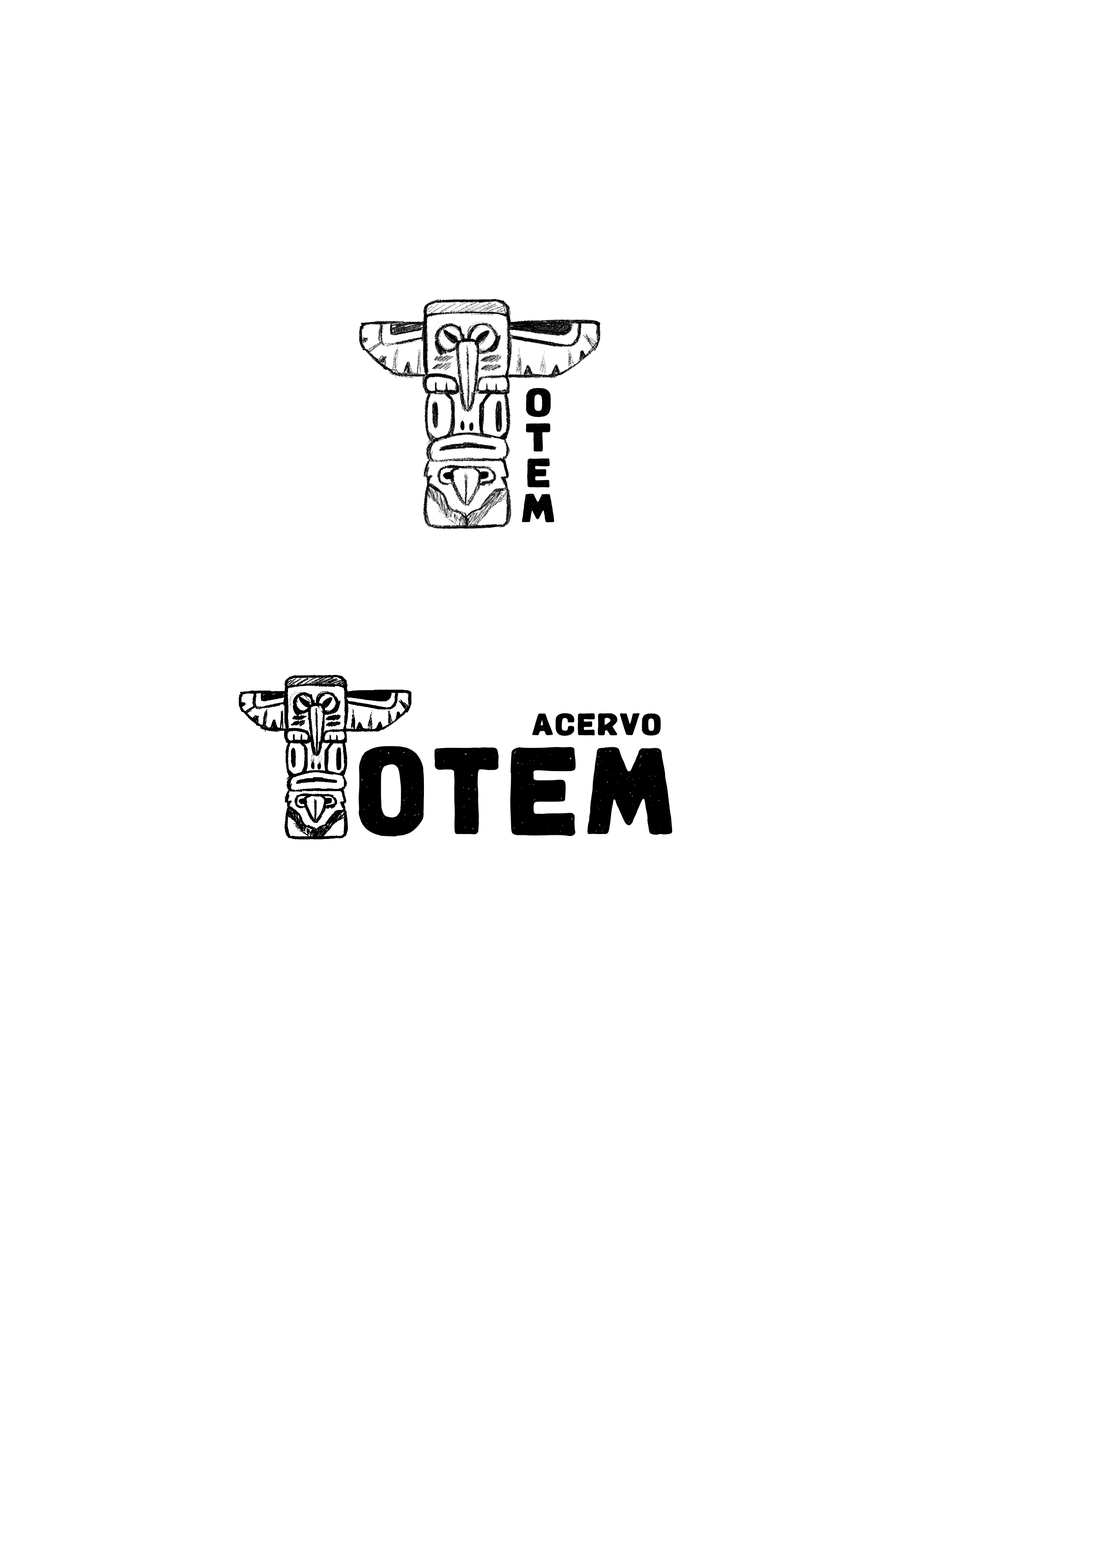
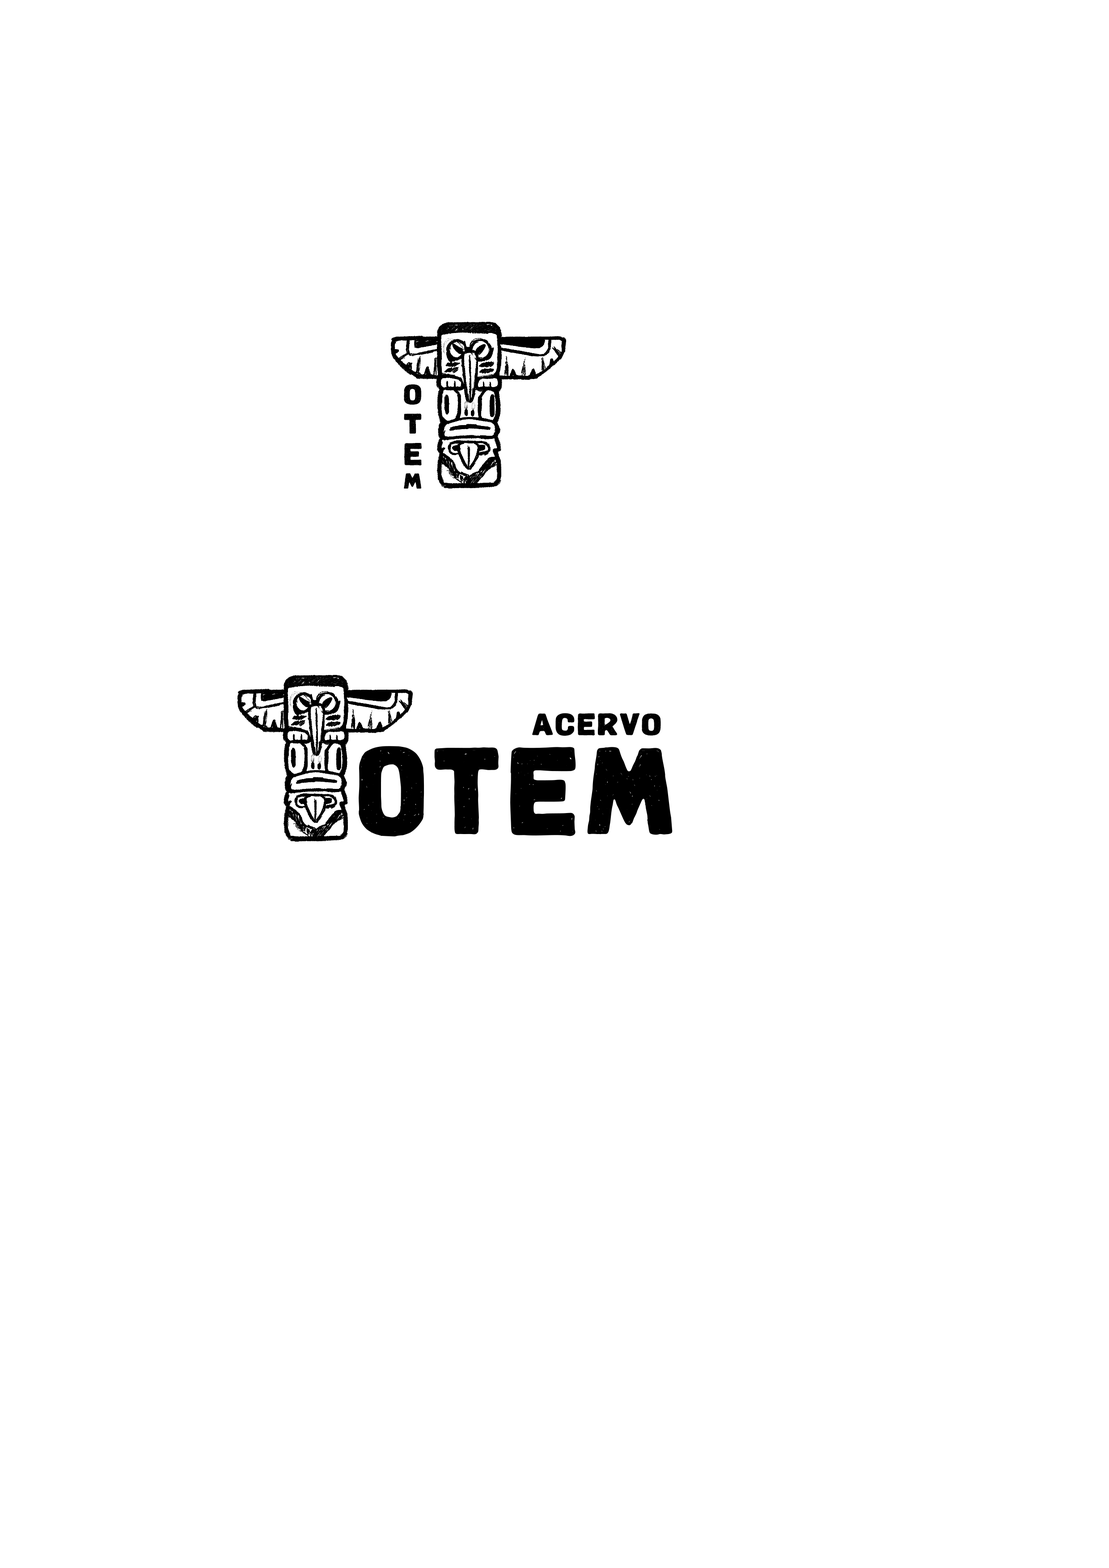
Comparing the layer stacks of the two 1109 × 1568 images. Changes:
renamed "Camada 5" to "Camada 7", moved it above "Camada 6", painted on it over [358, 298, 601, 530]
added layer "Camada 6" above "acervo copiar 2" over [237, 677, 413, 842]
painted on "acervo copiar 2" over [238, 677, 412, 840]
painted on "o t e m" over [403, 384, 555, 523]